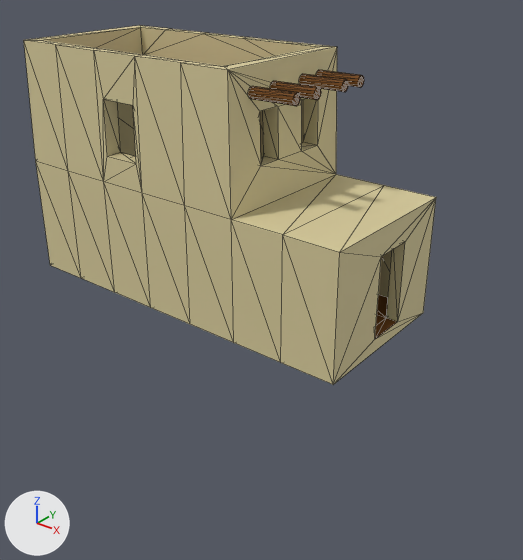
One commit to the glTF model assets/shoe1.glb: the scene before it, then after it.
The view is the same before and after, from a camera (50 mm lens) standing at (6.88, -7.66, 5.11) and looking at (0.88, -0.17, 0.46). Lighting does not change. The marker at lower left points along +X, +Y and +Z. Mesh edges are drawn as thin lines. Vertices at the same position are counted once.

The first picture shows 'shoe'.
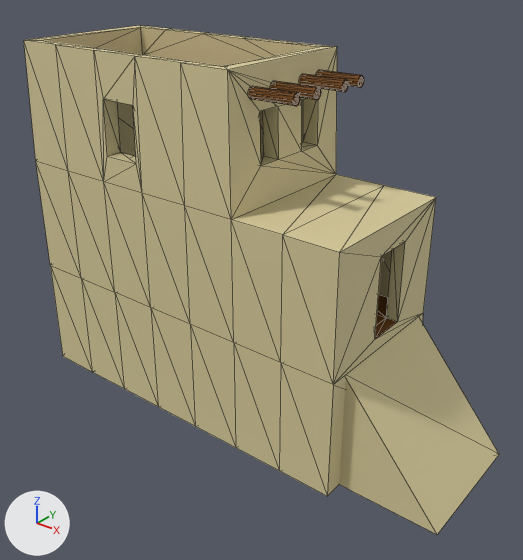
What differs and where, as boxes [x1, y1, x2, y2] in the pictures (523 x 560 px):
```json
{"object": "shoe", "change": "reshaped", "before": [24, 25, 436, 385], "after": [24, 25, 499, 534], "on screen": "15% wider, 41% taller"}
{"part": 1, "of": "me_mesh_0", "change": "added", "after": [50, 265, 499, 534], "on screen": "beige"}
```

Edits to the scene script, one JSON object a line:
```json
{"block": "me_mesh_0", "where": "# used by ob_shoe; location = (0.0, 0.0, 0.0)"}
{"op": "remove", "block": "me_mesh_0", "code": "me_mesh_0.from_pydata(...)  # 248 vertices, 492 faces; spans x -2.85..2.85, y -1.2..1.2, z 0.0..3.63"}
{"op": "add", "block": "me_mesh_0", "code": "me_mesh_0.from_pydata(...)  # 272 vertices, 564 faces; spans x -2.85..4.32, y -1.2..1.2, z -1.8..3.63"}
{"block": "me_mesh_0", "change": "me_mesh_0 part 1"}
{"block": "me_mesh_0", "change": "8 vertices are added at x 2.79..4.32, y -0.91..1.09, z -1.8..0.0"}
{"block": "me_mesh_0", "change": "16 new vertices lie (0.0, 0.0, -1.8) away from vertices in x -2.85..2.85, y -1.2..1.2, z 0.0"}
{"block": "me_mesh_0", "change": "72 new faces join them, mat_house_mat1 (beige #dace9e)"}
```
